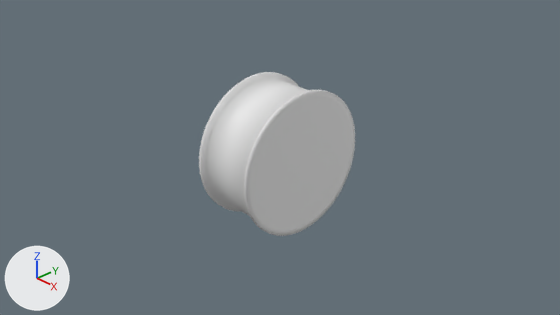
A saved change to the Blender file Assets/Models/Cylinder.blend.
Both versions are drawn from the file's camera 'Camera'. The axes (+X, +Y, +Z) are drawn at lower left. The lights are the same throughout. Materials are left out; every surface is plain grey.
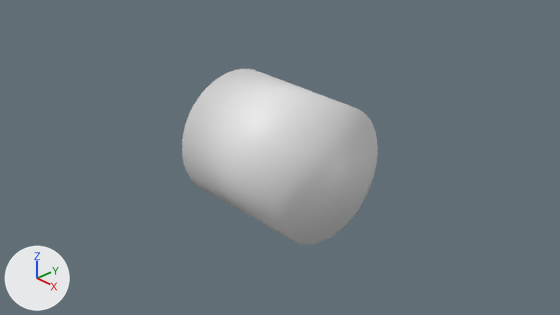
Location of each change, [x1, y1, x2, y2] in pixels of the pictures (560 x 315 px):
'Cylinder', reshaped, turned
    before: [199, 72, 355, 236]
    after: [182, 69, 378, 245]

The edits, one by one:
me_cylinder_001 is used by ob_cylinder; location (0.0, 0.0, 0.0).
me_cylinder_001 had 400 vertices, 352 faces and spanned x -0.5..0.5, y -1.08..1.08, z -1.08..1.08.
me_cylinder_001 now has 384 vertices, 194 faces and spans x -1.0..1.0, y -1.0..1.0, z -1.0..1.0.
me_cylinder_001 part 1: 400 vertices removed from x -0.5..0.5, y -1.08..1.08, z -1.08..1.08; 384 vertices added at x -1.0..1.0, y -1.0..1.0, z -1.0..1.0, forming a 192-sided cylinder along z.
Object 'Cylinder' (ob_cylinder) turns from (0, 0, 0) to (0, 90, 0) degrees about x, y and z.
